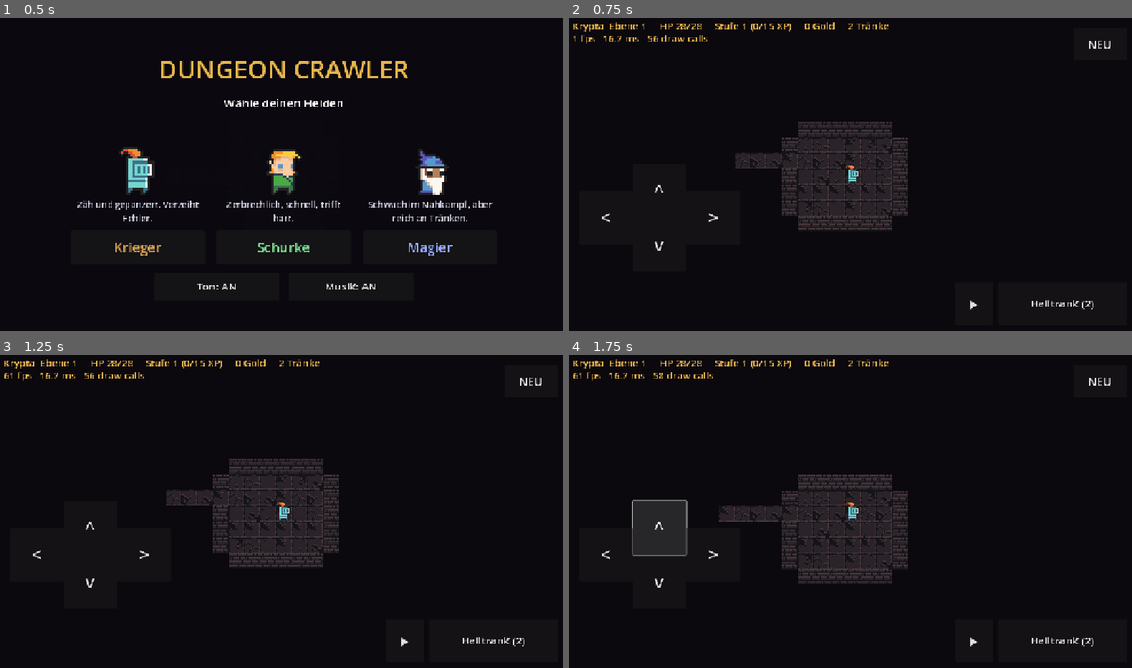
Above: before the commit, frames 1-4 (two rows, left to right).
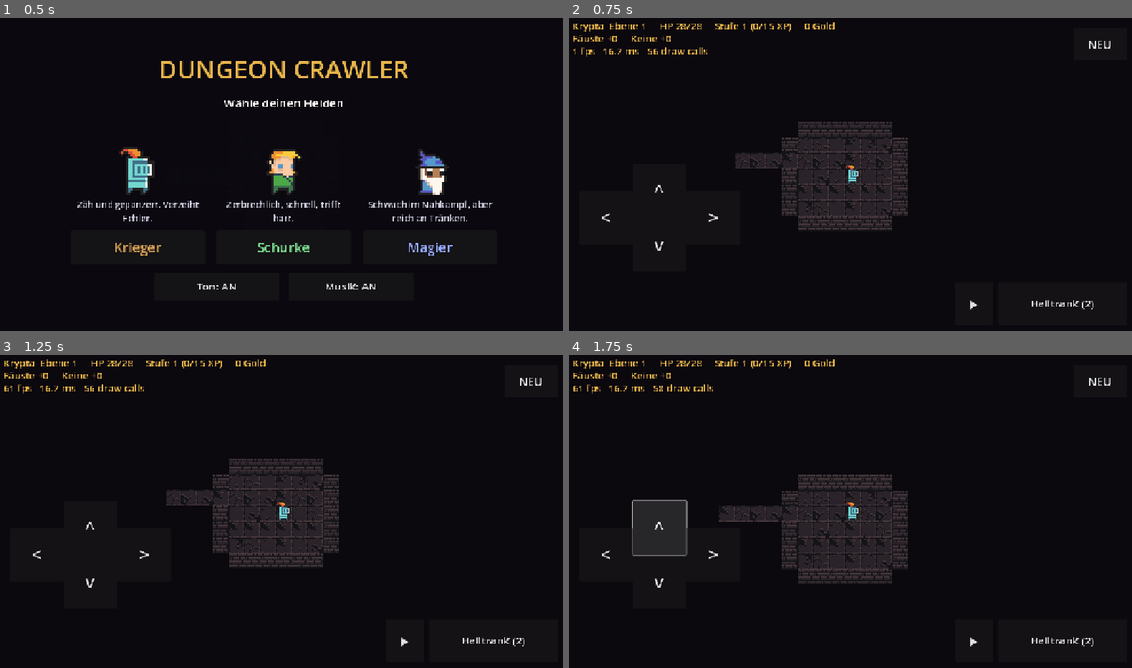
Above: after the commit, the same moments.

Repository: GermanDudeXX/dungeon-crawler
Game: Godot game, scene res://scenes/main.tscn
The game is run twice, just before and just after one commit, with the same random seed, the same clock (stepped at 60 frames per second) and the same inputs.
Inputs:
- Up to frame 1 (0.5 s): no input
- Up to frame 2 (0.75 s): click "Krieger" at 0.5 s
- Up to frame 3 (1.25 s): no input
- Up to frame 4 (1.75 s): click "^" at 1.25 s

Frame 1 is identical in both runs. In frame 2, 0.5% of the frame differs, in the area x 0-57%, y 1-13%; in frame 3, 0.5%; in frame 4, 0.5%.

Commit message:
Godot: Seltenheitsstufen, der Schmied wertet auf, Dekor - und Beute in Kachelgröße
- Waffen und Rüstungen würfeln beim Fund eine Seltenheit (fein, selten,
  episch, legendär), die den Bonus multipliziert; die guten Stufen sind
  hinter der Tiefe gesperrt. Ein Fund wird gegen das verglichen, was man
  trägt, nicht gegen seine eigene Stufe - eine feine Dolch kann ein
  schlichtes Kurzschwert schlagen.
- Der Schmied verkauft nichts mehr, er wertet auf, was man schon hat:
  +2 auf die Waffe, +1 auf die Rüstung, und der Preis steigt mit dem
  Bonus, der schon draufliegt. Damit hat Gold auf tiefen Ebenen wieder
  ein Ziel, und die gefundene Waffe bleibt die benutzte.
- Dekor: Kisten, Knochen, Banner und Säulen, damit zwei Ebenen desselben
  Abschnitts nicht gleich aussehen. Ohne Regeln, aber über dieselbe
  Platzierung wie alles andere - Dekor auf einer Truhe wäre derselbe
  Fehler wie letztes Mal.
- Waffe, Rüstung und laufende Buffs stehen jetzt auf einer eigenen
  Zeile: bei 1280 Breite schob die Ausrüstung die Buff-Anzeige rechts
  aus dem Bild, wo niemand sie sehen kann.

Und ein Fehler aus dem Screenshot: Schriftrollen, Waffen und Rüstungen
lagen ungeskaliert auf dem Boden. Das sind Bilder von mehreren hundert
Pixeln, eine Kachel hat 16 - eine Schriftrolle bedeckte den halben Raum.
Sie gehen jetzt durch dieselbe Skalierung wie Monster und Händler.

Co-Authored-By: Claude Opus 5 <noreply@anthropic.com>
Claude-Session: https://claude.ai/code/session_01WQiUvBCjkdxtXigdz77eh9

Diff:
--- a/godot/scripts/data.gd
+++ b/godot/scripts/data.gd
@@ -409,3 +409,59 @@
 
 static func has_mini_boss(level: int) -> bool:
 	return level % MINI_BOSS_EVERY == 0 and not has_boss(level)
+
+
+# --- Seltenheit -----------------------------------------------------------
+# Rolled on every weapon and armour drop, on top of its base type: it
+# multiplies the bonus and puts a word in front of the name, so what a
+# find is worth reads at a glance instead of needing a comparison
+# screen. min_level gates the good tiers behind depth - the first floor
+# never hands out a legendary. Values from constants.py RARITY_TIERS.
+const RARITIES := [
+	{"id": "common", "name": "", "mult": 1.0, "weight": 10.0, "min_level": 1},
+	{"id": "uncommon", "name": "fein", "mult": 1.3, "weight": 5.0, "min_level": 1},
+	{"id": "rare", "name": "selten", "mult": 1.7, "weight": 2.2, "min_level": 3},
+	{"id": "epic", "name": "episch", "mult": 2.1, "weight": 0.9, "min_level": 5},
+	{"id": "legendary", "name": "legendär", "mult": 2.6, "weight": 0.3, "min_level": 8},
+]
+
+
+## The rarity a drop on this floor rolls, weighted among those already
+## unlocked at this depth.
+static func pick_rarity(level: int, rng: RandomNumberGenerator) -> Dictionary:
+	var pool: Array = []
+	var total := 0.0
+	for rarity in RARITIES:
+		if int(rarity["min_level"]) > level:
+			continue
+		pool.append(rarity)
+		total += float(rarity["weight"])
+	var roll := rng.randf() * total
+	for rarity in pool:
+		roll -= float(rarity["weight"])
+		if roll <= 0.0:
+			return rarity
+	return RARITIES[0]
+
+
+static func rarity_by_id(id: String) -> Dictionary:
+	for rarity in RARITIES:
+		if rarity["id"] == id:
+			return rarity
+	return RARITIES[0]
+
+
+# --- der Schmied ----------------------------------------------------------
+# Gold has nothing to buy past the first few floors: a shop stocks what
+# it stocks. The smith is the sink - he improves what you already carry,
+# so the gear you found stays the gear you use. The price climbs with
+# the bonus already on the item, so the first upgrade is cheap and the
+# tenth is a real decision. Numbers from constants.py.
+const SMITH_BASE_PRICE := 25
+const SMITH_PRICE_PER_POINT := 18
+const SMITH_WEAPON_STEP := 2
+const SMITH_ARMOUR_STEP := 1
+
+
+static func smith_price(bonus: int) -> int:
+	return SMITH_BASE_PRICE + SMITH_PRICE_PER_POINT * maxi(0, bonus)
--- a/godot/scripts/entities.gd
+++ b/godot/scripts/entities.gd
@@ -30,6 +30,10 @@
 	var base_defense := 1
 	var weapon := 0                    ## index into Data.WEAPONS
 	var armour := 0
+	var weapon_rarity := "common"      ## multiplies the base bonus
+	var armour_rarity := "common"
+	var weapon_extra := 0              ## what the smith has hammered on
+	var armour_extra := 0
 	var level := 1
 	var xp := 0
 	var xp_to_next := 15
@@ -84,8 +88,44 @@
 		return false
 
 
+	## The weapon's own contribution: its type's bonus, multiplied by
+	## the rarity it rolled, plus whatever the smith has added since.
+	func weapon_bonus() -> int:
+		var base: float = float(Data.WEAPONS[weapon]["bonus"])
+		var mult: float = float(Data.rarity_by_id(weapon_rarity)["mult"])
+		return int(round(base * mult)) + weapon_extra
+
+
+	func armour_bonus() -> int:
+		var base: float = float(Data.ARMOURS[armour]["bonus"])
+		var mult: float = float(Data.rarity_by_id(armour_rarity)["mult"])
+		return int(round(base * mult)) + armour_extra
+
+
+	## The full name of a piece, the way it reads in the log and the
+	## shop: "Seltene Streitaxt +2".
+	func weapon_name() -> String:
+		return _named(Data.WEAPONS[weapon]["name"], weapon_rarity, weapon_extra)
+
+
+	func armour_name() -> String:
+		return _named(Data.ARMOURS[armour]["name"], armour_rarity, armour_extra)
+
+
+	## The name only - no bonus. The number is printed next to it
+	## everywhere it matters, and a name carrying "+2" beside a total of
+	## "+15" read as two different numbers for the same thing.
+	func _named(base: String, rarity_id: String, _extra: int) -> String:
+		# The rarity goes after the noun, in brackets. German adjectives
+		# agree with gender - "Seltene Kettenhemd" is simply wrong, and
+		# carrying a gender for every weapon name to fix it would be a lot
+		# of table for one word.
+		var prefix: String = Data.rarity_by_id(rarity_id)["name"]
+		return base if prefix == "" else "%s (%s)" % [base, prefix]
+
+
 	func power() -> int:
-		return base_power + Data.WEAPONS[weapon]["bonus"] + int(buff_total("power"))
+		return base_power + weapon_bonus() + int(buff_total("power"))
 
 	## Rises with level and caps where the Python build caps it, so a
 	## late hero crits often but never always.
@@ -98,7 +138,7 @@
 
 
 	func defense() -> int:
-		return base_defense + Data.ARMOURS[armour]["bonus"] + int(buff_total("defense"))
+		return base_defense + armour_bonus() + int(buff_total("defense"))
 
 	## Returns how many levels were gained, so the caller can announce
 	## them - the Python build does the same and the count is used to
--- a/godot/scripts/game.gd
+++ b/godot/scripts/game.gd
@@ -25,6 +25,11 @@
 const MONSTER_TILES := 1.5
 const BOSS_SCALE := 1.8
 const PROP_TILES := 1.6
+const ITEM_TILES := 1.1
+
+# Scenery only, no rules: what a floor is dressed with.
+const DECOR := ["crate", "skull", "wall_banner_red", "wall_banner_blue",
+	"wall_banner_green", "wall_banner_yellow", "column"]
 
 const TILE_DIR := "res://assets/tiles/"
 const CLASS_DIR := "res://assets/classes/"
@@ -45,6 +50,7 @@
 var chest = null                ## {cell, mimic, opened}
 var shops: Array = []           ## {cell, kind}
 var stairs_locked := false
+var decor := {}                  ## cell -> a sprite that is only scenery
 var shrine = null                ## the cell holding this floor's shrine, or null
 var shop_open = null            ## the shop the hero is standing in
 var dead := false
@@ -193,6 +199,10 @@
 	player.base_defense = int(p["base_defense"])
 	player.weapon = int(p["weapon"])
 	player.armour = int(p["armour"])
+	player.weapon_rarity = str(p.get("weapon_rarity", "common"))
+	player.armour_rarity = str(p.get("armour_rarity", "common"))
+	player.weapon_extra = int(p.get("weapon_extra", 0))
+	player.armour_extra = int(p.get("armour_extra", 0))
 	player.level = int(p["level"])
 	player.xp = int(p["xp"])
 	player.xp_to_next = int(p["xp_to_next"])
@@ -244,6 +254,9 @@
 		grid.append(line)
 	stairs = Vector2i(int(save["stairs"][0]), int(save["stairs"][1]))
 	stairs_locked = bool(save["stairs_locked"])
+	decor.clear()
+	for entry in save.get("decor", []):
+		decor[Vector2i(int(entry[0]), int(entry[1]))] = str(entry[2])
 	shrine = null
 	if save.get("shrine", null) != null:
 		shrine = Vector2i(int(save["shrine"][0]), int(save["shrine"][1]))
@@ -598,6 +611,8 @@
 		return true
 	if shrine != null and shrine == cell:
 		return true
+	if decor.has(cell):
+		return true
 	return shop_at(cell) != null
 
 
@@ -882,23 +897,37 @@
 			audio.play("pickup")
 			say("Aufgehoben: %s." % Data.scroll_by_id(scroll_id)["name"])
 		"weapon":
-			var best: int = mini(Data.WEAPONS.size() - 1, 1 + depth / 2)
-			if best > player.weapon:
-				player.weapon = best
+			# A find is compared against what is in hand, not against its own
+			# tier: a Fine Dagger can beat a plain Short Sword, and the sale
+			# price is what stops a worse one from being a dead pickup.
+			var w_type: int = mini(Data.WEAPONS.size() - 1, 1 + depth / 2)
+			var w_rarity: Dictionary = Data.pick_rarity(depth, rng)
+			var w_value: int = int(round(float(Data.WEAPONS[w_type]["bonus"])
+				* float(w_rarity["mult"])))
+			if w_value > player.weapon_bonus():
+				player.weapon = w_type
+				player.weapon_rarity = w_rarity["id"]
+				player.weapon_extra = 0
 				audio.play("equip")
-				say("Neue Waffe: %s." % Data.WEAPONS[best]["name"])
+				say("Neue Waffe: %s +%d." % [player.weapon_name(), player.weapon_bonus()])
 			else:
 				player.gold += 10
 				say("Eine schlechtere Waffe - für 10 Gold verkauft.")
 		"armour":
-			var best: int = mini(Data.ARMOURS.size() - 1, 1 + depth / 3)
-			if best > player.armour:
-				player.armour = best
+			var a_type: int = mini(Data.ARMOURS.size() - 1, 1 + depth / 3)
+			var a_rarity: Dictionary = Data.pick_rarity(depth, rng)
+			var a_value: int = int(round(float(Data.ARMOURS[a_type]["bonus"])
+				* float(a_rarity["mult"])))
+			if a_value > player.armour_bonus():
+				player.armour = a_type
+				player.armour_rarity = a_rarity["id"]
+				player.armour_extra = 0
 				audio.play("equip")
-				say("Neue Rüstung: %s." % Data.ARMOURS[best]["name"])
+				say("Neue Rüstung: %s +%d." % [player.armour_name(), player.armour_bonus()])
 			else:
 				player.gold += 10
 				say("Eine schlechtere Rüstung - für 10 Gold verkauft.")
+
 	items.erase(loot)
 	if _item_nodes.has(cell):
 		_item_nodes[cell].queue_free()
@@ -1050,19 +1079,21 @@
 				player.add_potion(id)
 				say("Gekauft: %s." % potion["name"])
 		"weapon":
-			var next: int = player.weapon + 1
-			if next >= Data.WEAPONS.size():
-				say("Nichts Besseres im Angebot.")
-			elif _spend(Data.WEAPONS[next]["cost"]):
-				player.weapon = next
-				say("Gekauft: %s." % Data.WEAPONS[next]["name"])
+			# The smith hammers on what you carry rather than selling you a
+			# new one: that is the whole reason he exists, and it keeps the
+			# weapon you found in play instead of retiring it.
+			if _spend(Data.smith_price(player.weapon_extra)):
+				player.weapon_extra += Data.SMITH_WEAPON_STEP
+				audio.play("equip")
+				say("Der Schmied schärft %s auf +%d." % [
+					player.weapon_name(), player.weapon_bonus()])
 		"armour":
-			var next: int = player.armour + 1
-			if next >= Data.ARMOURS.size():
-				say("Nichts Besseres im Angebot.")
-			elif _spend(Data.ARMOURS[next]["cost"]):
-				player.armour = next
-				say("Gekauft: %s." % Data.ARMOURS[next]["name"])
+			if _spend(Data.smith_price(player.armour_extra)):
+				player.armour_extra += Data.SMITH_ARMOUR_STEP
+				audio.play("equip")
+				say("Der Schmied verstärkt %s auf +%d." % [
+					player.armour_name(), player.armour_bonus()])
+
 		"heal":
 			if player.hp >= player.max_hp:
 				say("Dir fehlt nichts.")
@@ -1380,6 +1411,8 @@
 	if chest != null:
 		_place_prop(chest["cell"], "chest_empty_open_anim_f2" if chest["opened"]
 			else "chest_full_open_anim_f0")
+	for cell in decor:
+		_place_prop(cell, decor[cell])
 	if shrine != null:
 		# A column: the only thing in the tileset that reads as
 		# something built rather than dropped.
@@ -1431,7 +1464,10 @@
 		_item_nodes[cell] = node
 	var sprite: Sprite2D = _item_nodes[cell]
 	sprite.texture = _sprite_for(_item_art(item))
-	sprite.position = Vector2(cell) * TILE
+	# Loot art is not all one size either: the flasks are 16x16 tiles,
+	# the scroll and the sword are paintings several hundred pixels
+	# tall. Unscaled, a scroll on the floor covered half the room.
+	_stand_on(sprite, cell, ITEM_TILES)
 	sprite.visible = explored.has(cell)
 
 
@@ -1518,14 +1554,18 @@
 	_play_ui.mouse_filter = Control.MOUSE_FILTER_IGNORE
 	_hud.add_child(_play_ui)
 
-	for name in ["stats", "fps", "log"]:
+	for name in ["stats", "gear", "fps", "log"]:
 		var label := Label.new()
 		label.name = name
 		label.add_theme_font_size_override("font_size", 22)
 		label.add_theme_color_override("font_color", Color(0.91, 0.71, 0.29))
 		_play_ui.add_child(label)
 	_play_ui.get_node("stats").position = Vector2(14, 8)
-	_play_ui.get_node("fps").position = Vector2(14, 36)
+	# Two lines, because one did not fit: at 1280 wide the gear names
+	# pushed the buff row off the right-hand edge, where a player has no
+	# way to know it exists.
+	_play_ui.get_node("gear").position = Vector2(14, 36)
+	_play_ui.get_node("fps").position = Vector2(14, 64)
 
 	var log_label: Label = _play_ui.get_node("log")
 	log_label.set_anchors_preset(Control.PRESET_BOTTOM_RIGHT)
@@ -1957,15 +1997,14 @@
 
 	var offers: Array = []
 	if smith:
-		var next_weapon: int = player.weapon + 1
-		if next_weapon < Data.WEAPONS.size():
-			offers.append(["weapon", "Waffe: %s" % Data.WEAPONS[next_weapon]["name"],
-				int(Data.WEAPONS[next_weapon]["cost"])])
-		var next_armour: int = player.armour + 1
-		if next_armour < Data.ARMOURS.size():
-			offers.append(["armour", "Rüstung: %s" % Data.ARMOURS[next_armour]["name"],
-				int(Data.ARMOURS[next_armour]["cost"])])
+		offers.append(["weapon", "Schärfen: %s +%d" % [
+			Data.WEAPONS[player.weapon]["name"], Data.SMITH_WEAPON_STEP],
+			Data.smith_price(player.weapon_extra)])
+		offers.append(["armour", "Verstärken: %s +%d" % [
+			Data.ARMOURS[player.armour]["name"], Data.SMITH_ARMOUR_STEP],
+			Data.smith_price(player.armour_extra)])
 		offers.append(["heal", "Voll heilen", Data.UPGRADE_COST])
+
 	else:
 		for id in shop_open.get("stock", []):
 			var potion := Data.potion_by_id(id)
@@ -2023,8 +2062,13 @@
 		tier.get("name", ""), depth, player.hp, player.max_hp]
 	if player.shield > 0:
 		line += " +%d Schild" % player.shield
-	line += "     Stufe %d (%d/%d XP)     %d Gold     %d Tränke" % [
-		player.level, player.xp, player.xp_to_next, player.gold, player.potions]
+	line += "     Stufe %d (%d/%d XP)     %d Gold" % [
+		player.level, player.xp, player.xp_to_next, player.gold]
+	# What is in your hands, by name, on a line of its own: a rarity
+	# that never appears anywhere is a number nobody can notice.
+	var gear := "%s +%d     %s +%d" % [
+		player.weapon_name(), player.weapon_bonus(),
+		player.armour_name(), player.armour_bonus()]
 	# The running buffs, newest numbers first. The pygame build shows
 	# five and counts the rest; there are only thirteen in total, and
 	# a row that wraps over the map is worse than a truncated one.
@@ -2037,8 +2081,9 @@
 	if player.poison_turns > 0:
 		chips.append("Gift %d" % player.poison_turns)
 	if not chips.is_empty():
-		line += "     [%s]" % ", ".join(chips)
+		gear += "     [%s]" % ", ".join(chips)
 	_play_ui.get_node("stats").text = line
+	_play_ui.get_node("gear").text = gear
 	if _drink_button != null:
 		if player.potions <= 0:
 			_drink_button.text = "KEINE TRÄNKE"
--- a/godot/scripts/save.gd
+++ b/godot/scripts/save.gd
@@ -56,6 +56,10 @@
 			"kind": item["kind"], "amount": item.get("amount", 0),
 			"potion": item.get("potion", ""), "scroll": item.get("scroll", "")})
 
+	var decor: Array = []
+	for cell in game.decor:
+		decor.append([cell.x, cell.y, game.decor[cell]])
+
 	var shops: Array = []
 	for shop in game.shops:
 		shops.append({"x": shop["cell"].x, "y": shop["cell"].y, "kind": shop["kind"],
@@ -71,6 +75,7 @@
 		"stairs": [game.stairs.x, game.stairs.y],
 		"stairs_locked": game.stairs_locked,
 		"shrine": null if game.shrine == null else [game.shrine.x, game.shrine.y],
+		"decor": decor,
 		"explored": explored,
 		"monsters": monsters,
 		"items": items,
@@ -83,6 +88,8 @@
 			"x": p.x, "y": p.y, "hp": p.hp, "max_hp": p.max_hp,
 			"base_power": p.base_power, "base_defense": p.base_defense,
 			"weapon": p.weapon, "armour": p.armour,
+			"weapon_rarity": p.weapon_rarity, "armour_rarity": p.armour_rarity,
+			"weapon_extra": p.weapon_extra, "armour_extra": p.armour_extra,
 			"level": p.level, "xp": p.xp, "xp_to_next": p.xp_to_next,
 			"potions": p.potions, "gold": p.gold, "kills": p.kills,
 			"facing": p.facing, "poison_turns": p.poison_turns,
--- a/godot/scripts/selftest.gd
+++ b/godot/scripts/selftest.gd
@@ -370,8 +370,9 @@
 		"Ebene=%d" % _game.depth,
 		"Held=(%d,%d) %d/%d HP, Stufe %d, %d Gold, %d Traenke, Gift %d" % [
 			p.x, p.y, p.hp, p.max_hp, p.level, p.gold, p.potions, p.poison_turns],
-		"Waffe=%d Ruestung=%d Schild=%d Bluten=%d" % [
-			p.weapon, p.armour, p.shield, p.bleed_turns],
+		"Waffe=%s(%d) Ruestung=%s(%d) Schild=%d Bluten=%d" % [
+			p.weapon_name(), p.weapon_bonus(), p.armour_name(), p.armour_bonus(),
+			p.shield, p.bleed_turns],
 		"Traenke=%s gewaehlt=%s" % [str(p.potion_counts), p.selected_potion],
 		"Buffs=%s Rollen=%s" % [str(p.buffs), str(p.scrolls)],
 		"Schrein=%s" % str(_game.shrine),
